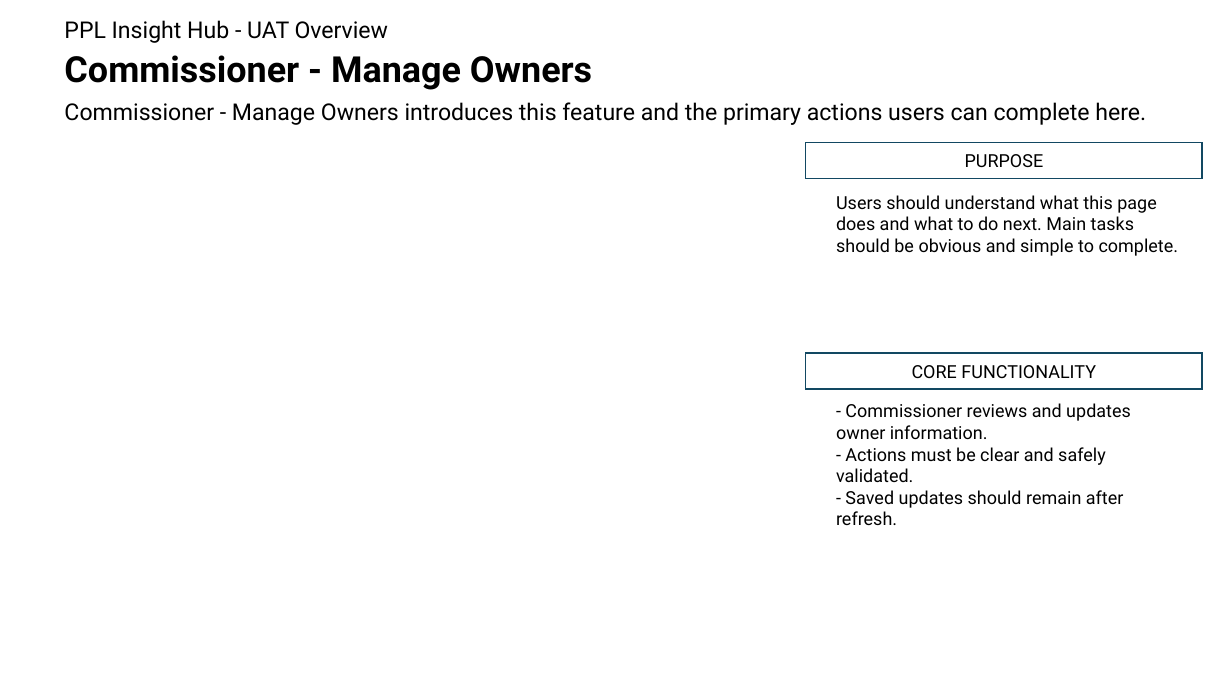
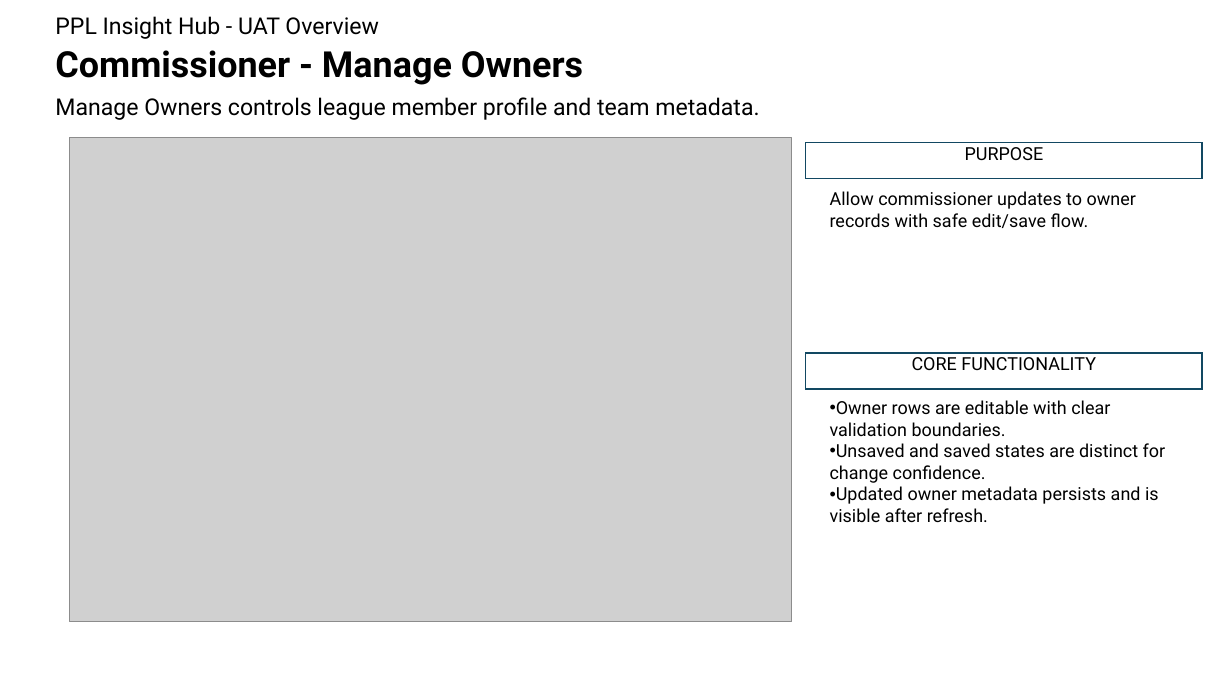
Before and after one commit to NPGrant81/fantasy-football-pi, a slide deck: slide 17 of docs/uat/uat_overview.pptx. Drawn at 1232x693 pixels with LibreOffice and Linux fonts; fonts in the diff are those of the drawing; grey boxes stand for pictures; background and template pictures are left out. Boxes give left, top, right and bottom in pixels: in the first picture for what was removed or moved away, otherwise in the second. Text is boxed around its words. In the diff, an @@ line names an element or a change of style, - is before the commit and + after.

Commit message:
Refresh UAT deck assets and capture automation

```diff
--- a/docs/uat/uat_overview.pptx
+++ b/docs/uat/uat_overview.pptx
@@ text "PPL Insight Hub - UAT ...": place and size @@
-text "PPL Insight Hub - UAT ..." at [64, 20, 389, 43]
+text "PPL Insight Hub - UAT ..." at [55, 16, 379, 39]
@@ text "Commissioner - Manage Owners": place and size @@
-text "Commissioner - Manage Owners" at [64, 55, 592, 90]
+text "Commissioner - Manage Owners" at [55, 50, 583, 85]
@@ text at [55, 97, 759, 120]: text changed @@
-Commissioner - Manage Owners introduces this feature and the primary actions users can complete here.
+Manage Owners controls league member profile and team metadata.
@@ picture added at [69, 138, 792, 622] @@
@@ rectangle "PURPOSE" at [806, 142, 1202, 178]: vertical alignment middle to top @@
@@ text at [830, 191, 1136, 228]: text changed @@
-Users should understand what this page does and what to do next. Main tasks should be obvious and simple to complete.
+Allow commissioner updates to owner records with safe edit/save flow.
@@ rectangle "CORE FUNCTIONALITY" at [806, 353, 1202, 389]: vertical alignment middle to top @@
@@ text at [830, 400, 1166, 522]: text changed @@
-- Commissioner reviews and updates owner information.
-- Actions must be clear and safely validated.
-- Saved updates should remain after refresh.
+• Owner rows are editable with clear validation boundaries.
+• Unsaved and saved states are distinct for change confidence.
+• Updated owner metadata persists and is visible after refresh.
```
Also in this commit, not shown: 24 other slides changed, 8 slides added, 3 other files.
